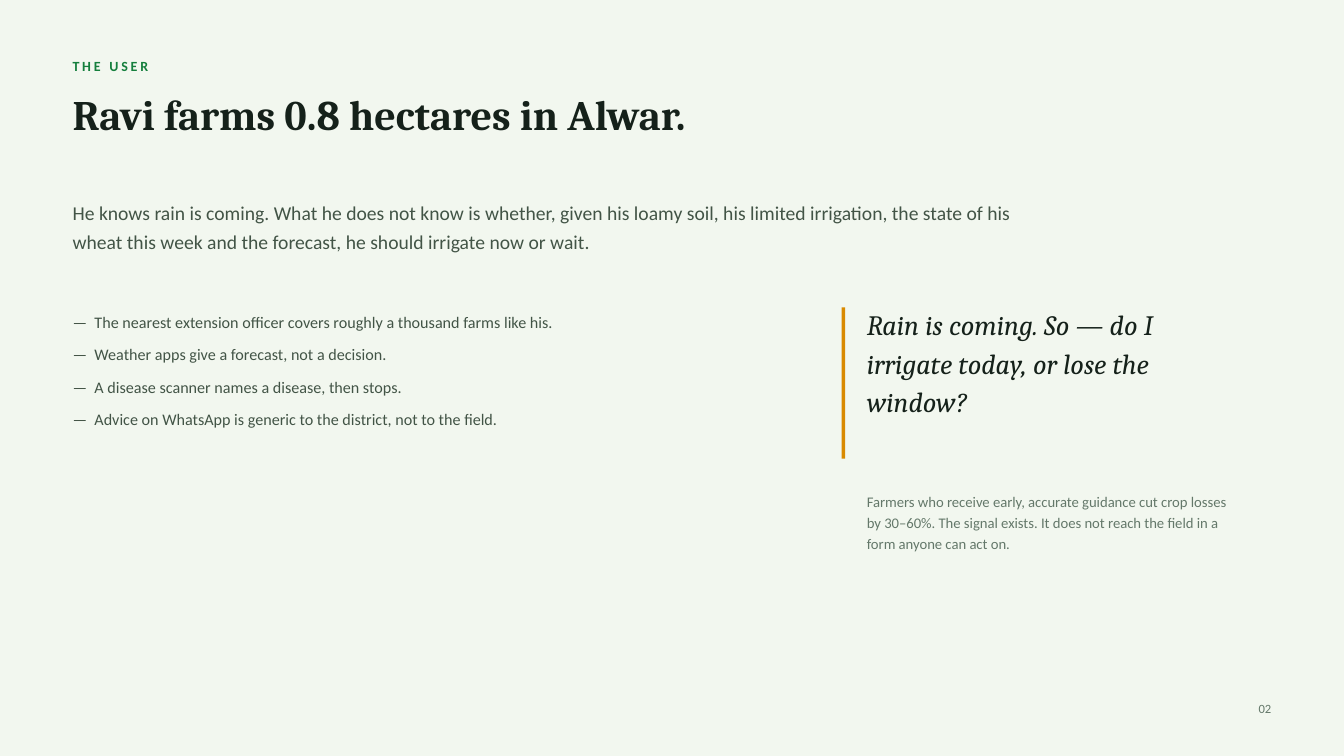
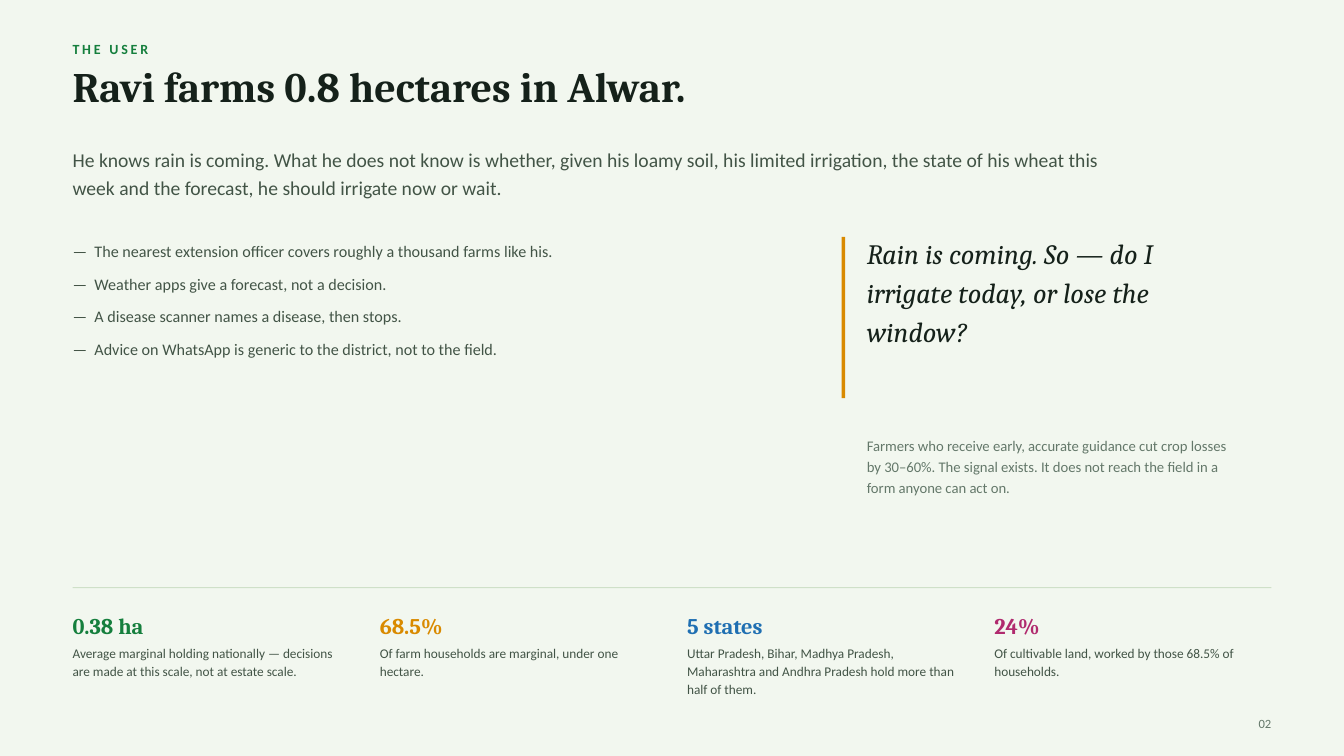
Before and after one commit to AkshatSharmaXD/AgriMitra-Climate, a slide deck: slide 2 of docs/AgriMitra-Climate-Deck.pptx. Drawn at 1344x756 pixels with LibreOffice and Linux fonts; fonts in the diff are those of the drawing. Boxes give left, top, right and bottom in pixels: in the first picture for what was removed or moved away, otherwise in the second. Text is boxed around its words. In the diff, an @@ line names an element or a change of style, - is before the commit and + after.

```diff
--- a/docs/AgriMitra-Climate-Deck.pptx
+++ b/docs/AgriMitra-Climate-Deck.pptx
@@ text "THE USER": place and size @@
-text "THE USER" at box(73, 62, 148, 71)
+text "THE USER" at box(73, 45, 148, 54)
@@ text "Ravi farms 0.8 hectares in ...": place and size @@
-text "Ravi farms 0.8 hectares in ..." at box(73, 100, 685, 131)
+text "Ravi farms 0.8 hectares in ..." at box(73, 72, 685, 103)
@@ text "He knows rain is coming. ..." rewrapped from box(73, 206, 1009, 253) to box(73, 153, 1098, 199) @@
@@ text "— The nearest extension officer ...": place and size @@
-text "— The nearest extension officer ..." at box(94, 317, 553, 428)
+text "— The nearest extension officer ..." at box(94, 246, 553, 358)
@@ rectangle: place and size @@
-rectangle at box(842, 308, 846, 459)
+rectangle at box(842, 237, 846, 398)
@@ text "Rain is coming. So — ...": place and size @@
-text "Rain is coming. So — ..." at box(867, 315, 1153, 413)
+text "Rain is coming. So — ..." at box(867, 244, 1153, 343)
@@ text "Farmers who receive early, accurate ...": place and size @@
-text "Farmers who receive early, accurate ..." at box(867, 497, 1226, 552)
+text "Farmers who receive early, accurate ..." at box(867, 441, 1226, 496)
@@ line added from (73, 588) to (1271, 588), #CFE0C8 0.75 pt @@
@@ text added at box(73, 618, 143, 634), 16 pt, text #157F3D, bold @@
+0.38 ha
@@ text added at box(380, 618, 443, 635), 16 pt, text #D98A00, bold @@
+68.5%
@@ text added at box(687, 619, 763, 634), 16 pt, text #1F6FB2, bold @@
+5 states
@@ text added at box(994, 619, 1039, 635), 16 pt, text #B02A6E, bold @@
+24%
@@ text added at box(73, 648, 333, 678), 9.5 pt, text #425446 @@
+Average marginal holding nationally — decisions are made at this scale, not at estate scale.
@@ text added at box(380, 648, 619, 676), 9.5 pt, text #425446 @@
+Of farm households are marginal, under one hectare.
@@ text added at box(687, 648, 954, 694), 9.5 pt, text #425446 @@
+Uttar Pradesh, Bihar, Madhya Pradesh, Maharashtra and Andhra Pradesh hold more than half of them.
@@ text added at box(994, 648, 1234, 676), 9.5 pt, text #425446 @@
+Of cultivable land, worked by those 68.5% of households.
@@ text "02": place and size @@
-text "02" at box(1259, 705, 1272, 713)
+text "02" at box(1259, 720, 1272, 728)
```
Also in this commit, not shown: 12 other slides changed, 6 slides added, 2 other files.
